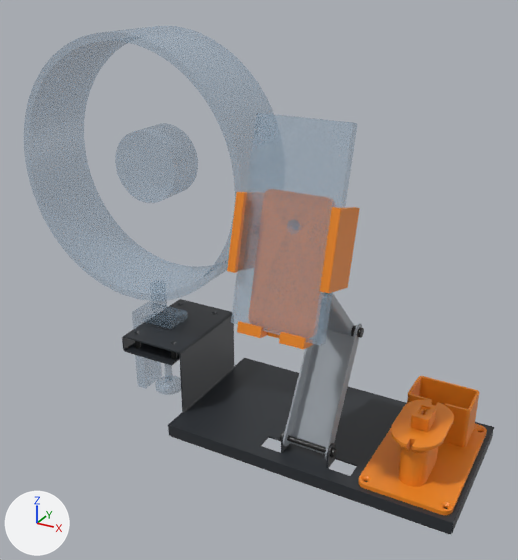
The glTF model mech/phone_stand_fold/GLB/phone_stand_fold.glb, before and after one commit.
The view is the same before and after, from a 50 mm camera at (0.221, -0.546, 0.425) aimed at (-0.066, -0.024, 0.164). The lights are fixed; the arrows at lower left show +X, +Y and +Z. The older version comes first. Vertices at exactly the same position are counted once.

The older version as bpy lines, for what is in view:
```python
me_mesh_1 = bpy.data.meshes.new('Mesh_1')
me_mesh_1.from_pydata(...)  # 3469 vertices, 6994 faces; spans x -0.21..0.14, y -0.075..0.075, z 0.002..0.083
me_mesh_1.materials.append(mat_material_001)  # dark grey #2f3338
me_mesh_3 = bpy.data.meshes.new('Mesh_3')
me_mesh_3.from_pydata(...)  # 2716 vertices, 5450 faces; spans x -0.022..0.022, y -0.069..0.011, z 0.018..0.193
me_mesh_3.materials.append(mat_material_003)  # grey #9aa1a8
me_mesh_4 = bpy.data.meshes.new('Mesh_4')
me_mesh_4.from_pydata(...)  # 988 vertices, 1964 faces; spans x -0.324..0.038, y -0.121..0.04, z 0.0..0.373
me_mesh_4.materials.append(mat_material_004)  # greyish blue #9db4c8
me_mesh_5 = bpy.data.meshes.new('Mesh_5')
me_mesh_5.from_pydata(...)  # 4054 vertices, 8176 faces; spans x -0.042..0.136, y -0.129..0.066, z 0.014..0.272
me_mesh_5.materials.append(mat_material_005)  # orange #f08a24
ob_phone_stand_fold_001 = bpy.data.objects.new('phone_stand_fold.001', me_mesh_1)
ob_phone_stand_fold_001.location = (0.0, 0.0, 0.0)
ob_phone_stand_fold_003 = bpy.data.objects.new('phone_stand_fold.003', me_mesh_3)
ob_phone_stand_fold_003.location = (0.0, 0.0, 0.0)
ob_phone_stand_fold_004 = bpy.data.objects.new('phone_stand_fold.004', me_mesh_4)
ob_phone_stand_fold_004.location = (0.0, 0.0, 0.0)
ob_phone_stand_fold_005 = bpy.data.objects.new('phone_stand_fold.005', me_mesh_5)
ob_phone_stand_fold_005.location = (0.0, 0.0, 0.0)
```
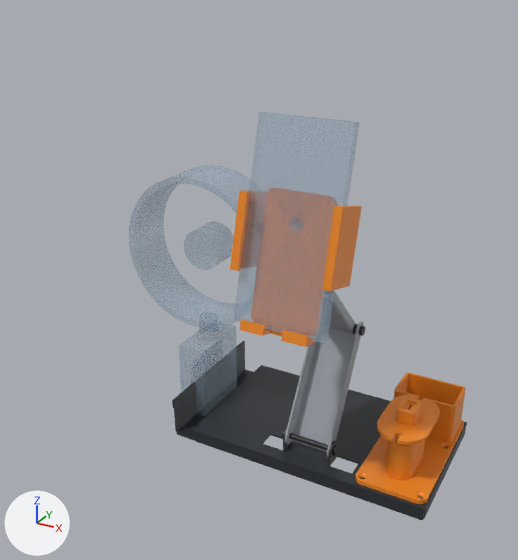
The change, as a list of edits to the scene's bpy script:
```text
Change me_mesh_1:
    used by ob_phone_stand_fold_001; location = (0.0, 0.0, 0.0)
    remove me_mesh_1.from_pydata(...)  # 3469 vertices, 6994 faces; spans x -0.21..0.14, y -0.075..0.075, z 0.002..0.083
    add me_mesh_1.from_pydata(...)  # 1375 vertices, 2774 faces; spans x -0.138..0.115, y -0.07..0.07, z 0.002..0.04
    me_mesh_1 part 1: 56 vertices moved within x -0.024..0.059, y -0.063..-0.05, z 0.012..0.034; 3357 vertices removed from x -0.21..0.14, y -0.075..0.075, z 0.002..0.083; 1263 vertices added at x -0.138..0.115, y -0.07..0.07, z 0.002..0.04
Change me_mesh_4:
    used by ob_phone_stand_fold_004; location = (0.0, 0.0, 0.0)
    remove me_mesh_4.from_pydata(...)  # 988 vertices, 1964 faces; spans x -0.324..0.038, y -0.121..0.04, z 0.0..0.373
    add me_mesh_4.from_pydata(...)  # 664 vertices, 1316 faces; spans x -0.212..0.038, y -0.117..0.032, z 0.0..0.326
    me_mesh_4 part 2: the loose piece of 8 vertices spanning x -0.038..0.038, y -0.121..-0.071, z 0.169..0.326 is moved by (0.0, 0.004, 0.0)
    me_mesh_4 part 3: the loose piece of 160 vertices spanning x -0.234..-0.164, y -0.01..0.03, z 0.213..0.283 is scaled about its middle by (0.571, 0.75, 0.571), then moved by (0.062, -0.005, -0.073)
    me_mesh_4 part 4: a new loose piece of 316 vertices spanning x -0.212..-0.062, y -0.025..0.025, z 0.1..0.25, in mat_material_004 (greyish blue #9db4c8)
    me_mesh_4 part 5: a new loose piece of 180 vertices spanning x -0.153..-0.125, y -0.032..0.032, z 0.0..0.1, in mat_material_004 (greyish blue #9db4c8)
    me_mesh_4 part 6: the loose piece of 500 vertices spanning x -0.224..-0.174, y -0.015..0.015, z 0.0..0.123 is deleted
    me_mesh_4 part 7: 320 vertices removed from x -0.324..-0.074, y -0.04..0.04, z 0.123..0.373
Change me_mesh_5:
    used by ob_phone_stand_fold_005; location = (0.0, 0.0, 0.0)
    remove me_mesh_5.from_pydata(...)  # 4054 vertices, 8176 faces; spans x -0.042..0.136, y -0.129..0.066, z 0.014..0.272
    add me_mesh_5.from_pydata(...)  # 4054 vertices, 8176 faces; spans x -0.042..0.114, y -0.125..0.067, z 0.014..0.272
    me_mesh_5 part 8: the loose piece of 140 vertices spanning x -0.042..0.007, y -0.119..-0.067, z 0.204..0.271 is moved by (0.0, 0.004, 0.0)
    me_mesh_5 part 9: the loose piece of 140 vertices spanning x -0.007..0.042, y -0.119..-0.067, z 0.204..0.271 is moved by (0.0, 0.004, 0.0)
    me_mesh_5 part 10: 20 vertices moved within x 0.054..0.09, y -0.067..0.06, z 0.014..0.063; 2291 vertices removed from x 0.054..0.136, y -0.07..0.066, z 0.014..0.078; 2291 vertices added at x 0.05..0.114, y -0.067..0.067, z 0.014..0.078
    me_mesh_5 part 11: 10 vertices moved within x -0.014..0.014, y -0.062..-0.058, z 0.186..0.191; 1390 vertices removed from x -0.028..0.028, y -0.129..-0.055, z 0.165..0.272; 1390 vertices added at x -0.028..0.028, y -0.125..-0.051, z 0.165..0.272
```

Pixel boxes (x1, y1, x2, y2) of what changed, in the pictures (518 x 560 px; the box of a moved part takes in the faces that stretch with it):
'phone_stand_fold.004', reshaped (31% narrower, 18% shorter)
    before: (24, 26, 357, 395)
    after: (129, 112, 360, 416)
'phone_stand_fold.001', reshaped (21% narrower, 24% shorter)
    before: (122, 299, 494, 534)
    after: (172, 341, 467, 520)
'phone_stand_fold.005', reshaped (10% narrower)
    before: (227, 192, 487, 515)
    after: (230, 190, 465, 504)
part 2 of me_mesh_4, moved or reshaped
    before: (231, 112, 357, 346)
    after: (233, 112, 360, 343)
part 3 of me_mesh_4, moved or reshaped
    before: (115, 123, 198, 203)
    after: (184, 221, 234, 270)
part 4 of me_mesh_4, added
    after: (129, 165, 251, 329)
part 5 of me_mesh_4, added
    after: (179, 325, 237, 416)
part 6 of me_mesh_4, deleted
    before: (132, 300, 188, 395)
part 7 of me_mesh_4, deleted
    before: (24, 26, 274, 301)
part 8 of me_mesh_5, moved or reshaped
    before: (227, 192, 247, 273)
    after: (230, 190, 249, 271)
part 9 of me_mesh_5, moved or reshaped
    before: (320, 207, 360, 293)
    after: (322, 206, 362, 291)
part 10 of me_mesh_5, moved or reshaped
    before: (358, 376, 487, 515)
    after: (355, 373, 465, 504)
part 11 of me_mesh_5, moved or reshaped
    before: (237, 321, 313, 349)
    after: (240, 319, 315, 347)
